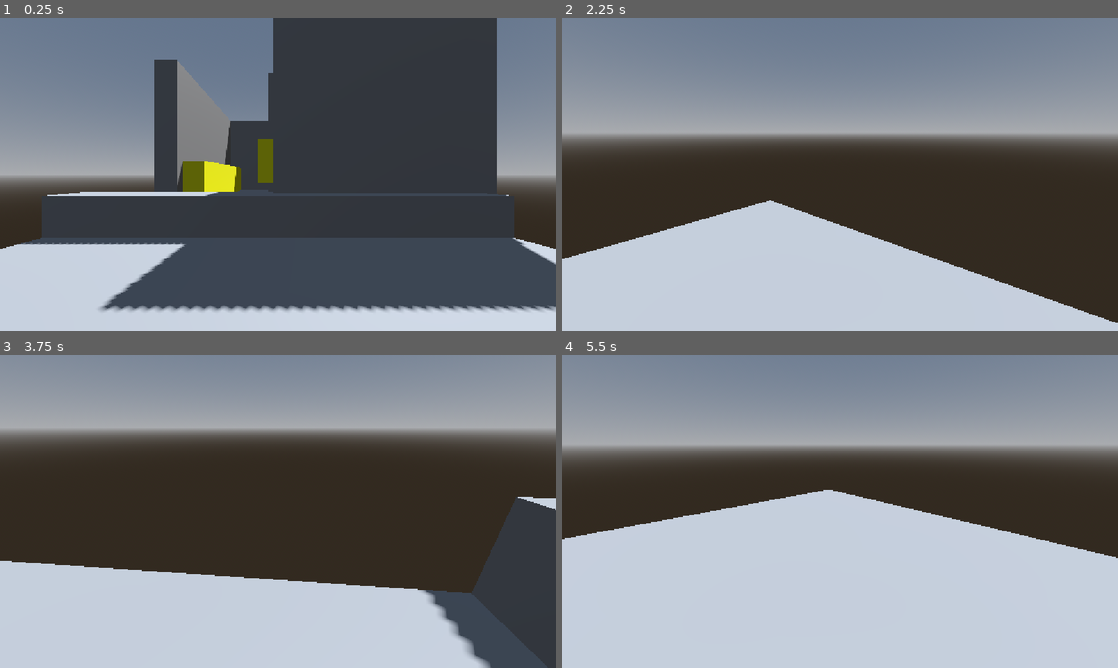
Above: before the commit, frames 1-4 (two rows, left to right).
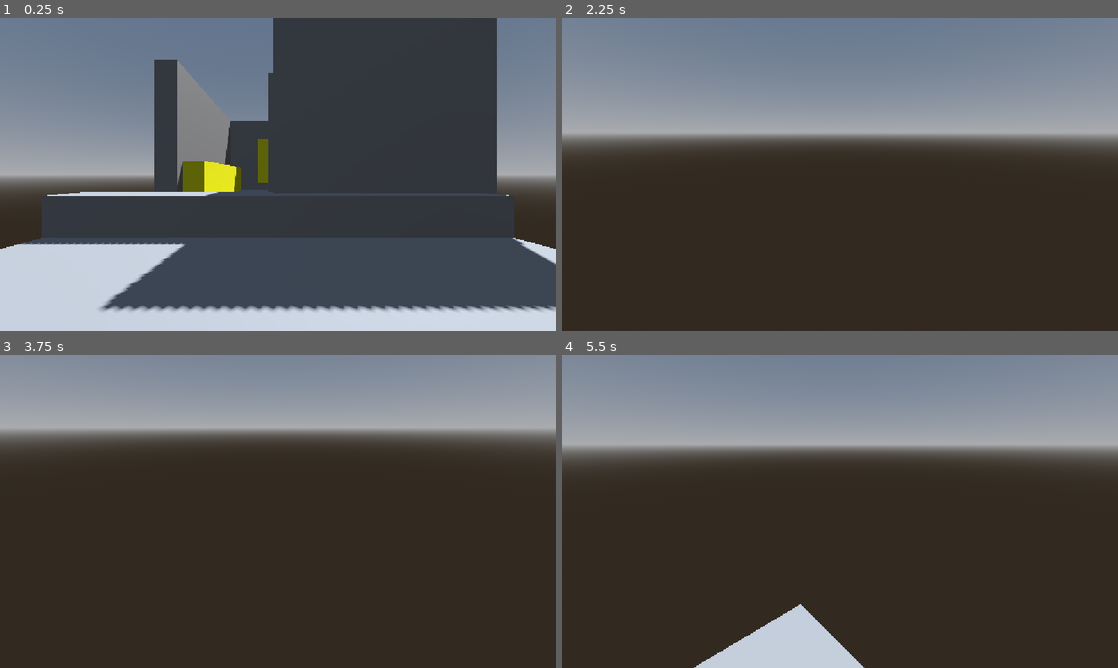
Above: after the commit, the same moments.

Repository: angrypig555/haven-game-2026
Game: Godot game, scene res://scenes/level2.tscn
Same seed, same stepped clock (60 frames per second), same inputs: the game is played once before the commit and once after it. This scene is started directly instead of the project's main scene.
Inputs (mouse positions are in pixels of both pictures, inside the frame that each line leads up to):
- Up to frame 1 (0.25 s): no input
- Up to frame 2 (2.25 s): tap Enter (ui_accept) at 0.5, 0.77, 1.52, 2 s; move the mouse to (962, 158) at 0.52 s; hold D (right_strafe) 0.53-1.28 s; tap Shift (dash) at 0.6, 1.35, 2.1 s; click (962, 158) at 0.67 s; move the mouse to (812, 174) at 1.27 s; hold W (forward) from 1.28 s (still down); move the mouse to (851, 168) at 2.02 s
- Up to frame 3 (3.75 s): keep holding W (forward); move the mouse to (272, 517) at 2.77 s; tap Shift (dash) at 2.85, 3.6 s; tap Enter (ui_accept) at 3.02, 3.5 s; move the mouse to (316, 514) at 3.52 s
- Up to frame 4 (5.5 s): keep holding W (forward); tap Enter (ui_accept) at 3.77, 4.25, 4.52, 5 s; move the mouse to (795, 508) at 4.27 s; tap Shift (dash) at 4.35, 5.1 s; move the mouse to (845, 511) at 5.02 s

The runs differ from the first frame. In frame 1, 0.1% of the frame differs, in the area x 48-50%, y 38-53%; in frame 2, 26%; in frame 3, 32%; in frame 4, 44%, in the area x 0-100%, y 43-100%.

Commit message:
extend level2

Diff:
--- a/haven-2026/scenes/level2.tscn
+++ b/haven-2026/scenes/level2.tscn
@@ -2,6 +2,7 @@
 
 [ext_resource type="PackedScene" uid="uid://ceej0xbq7qsqx" path="res://scenes/player.tscn" id="1_if4l3"]
 [ext_resource type="Script" uid="uid://7hgx141oqa4l" path="res://scripts/oobhandler.gd" id="2_4038r"]
+[ext_resource type="PackedScene" uid="uid://pxuus3v22yxr" path="res://scenes/box.tscn" id="3_4038r"]
 
 [sub_resource type="ProceduralSkyMaterial" id="ProceduralSkyMaterial_if4l3"]
 sky_horizon_color = Color(0.66224277, 0.6717428, 0.6867428, 1)
@@ -54,6 +55,42 @@
 [sub_resource type="BoxShape3D" id="BoxShape3D_yqkch"]
 size = Vector3(0.7529297, 0.93078613, 0.9289551)
 
+[sub_resource type="BoxMesh" id="BoxMesh_alqfr"]
+
+[sub_resource type="ConcavePolygonShape3D" id="ConcavePolygonShape3D_yqkch"]
+data = PackedVector3Array(-0.5, 0.5, 0.5, 0.5, 0.5, 0.5, -0.5, -0.5, 0.5, 0.5, 0.5, 0.5, 0.5, -0.5, 0.5, -0.5, -0.5, 0.5, 0.5, 0.5, -0.5, -0.5, 0.5, -0.5, 0.5, -0.5, -0.5, -0.5, 0.5, -0.5, -0.5, -0.5, -0.5, 0.5, -0.5, -0.5, 0.5, 0.5, 0.5, 0.5, 0.5, -0.5, 0.5, -0.5, 0.5, 0.5, 0.5, -0.5, 0.5, -0.5, -0.5, 0.5, -0.5, 0.5, -0.5, 0.5, -0.5, -0.5, 0.5, 0.5, -0.5, -0.5, -0.5, -0.5, 0.5, 0.5, -0.5, -0.5, 0.5, -0.5, -0.5, -0.5, 0.5, 0.5, 0.5, -0.5, 0.5, 0.5, 0.5, 0.5, -0.5, -0.5, 0.5, 0.5, -0.5, 0.5, -0.5, 0.5, 0.5, -0.5, -0.5, -0.5, 0.5, 0.5, -0.5, 0.5, -0.5, -0.5, -0.5, 0.5, -0.5, 0.5, 0.5, -0.5, -0.5, -0.5, -0.5, -0.5)
+
+[sub_resource type="BoxMesh" id="BoxMesh_6ep0u"]
+
+[sub_resource type="StandardMaterial3D" id="StandardMaterial3D_hrcei"]
+albedo_color = Color(0, 0, 1, 1)
+
+[sub_resource type="GDScript" id="GDScript_xa7n4"]
+script/source = "extends MeshInstance3D
+
+
+# Called when the node enters the scene tree for the first time.
+func _ready() -> void:
+	pass # Replace with function body.
+
+
+# Called every frame. 'delta' is the elapsed time since the previous frame.
+func _process(delta: float) -> void:
+	pass
+
+
+
+
+func _on_area_3d_body_shape_entered(body_rid: RID, body: Node3D, body_shape_index: int, local_shape_index: int) -> void:
+	print(\"next level\")
+	get_tree().change_scene_to_file(\"res://scenes/level3.tscn\")
+"
+
+[sub_resource type="ConcavePolygonShape3D" id="ConcavePolygonShape3D_bo4dx"]
+data = PackedVector3Array(-0.5, 0.5, 0.5, 0.5, 0.5, 0.5, -0.5, -0.5, 0.5, 0.5, 0.5, 0.5, 0.5, -0.5, 0.5, -0.5, -0.5, 0.5, 0.5, 0.5, -0.5, -0.5, 0.5, -0.5, 0.5, -0.5, -0.5, -0.5, 0.5, -0.5, -0.5, -0.5, -0.5, 0.5, -0.5, -0.5, 0.5, 0.5, 0.5, 0.5, 0.5, -0.5, 0.5, -0.5, 0.5, 0.5, 0.5, -0.5, 0.5, -0.5, -0.5, 0.5, -0.5, 0.5, -0.5, 0.5, -0.5, -0.5, 0.5, 0.5, -0.5, -0.5, -0.5, -0.5, 0.5, 0.5, -0.5, -0.5, 0.5, -0.5, -0.5, -0.5, 0.5, 0.5, 0.5, -0.5, 0.5, 0.5, 0.5, 0.5, -0.5, -0.5, 0.5, 0.5, -0.5, 0.5, -0.5, 0.5, 0.5, -0.5, -0.5, -0.5, 0.5, 0.5, -0.5, 0.5, -0.5, -0.5, -0.5, 0.5, -0.5, 0.5, 0.5, -0.5, -0.5, -0.5, -0.5, -0.5)
+
+[sub_resource type="BoxShape3D" id="BoxShape3D_76toy"]
+
 [node name="Node3D" type="Node3D" unique_id=1423746457]
 
 [node name="DirectionalLight3D" type="DirectionalLight3D" parent="." unique_id=1466029861]
@@ -72,7 +109,7 @@
 [node name="Area3D" type="Area3D" parent="oobhandler" unique_id=2075868496]
 
 [node name="CollisionShape3D" type="CollisionShape3D" parent="oobhandler/Area3D" unique_id=1213052246]
-transform = Transform3D(51.843594, 0, 0, 0, 1, 0, 0, 0, 159.42442, 0, -5.292231, 0)
+transform = Transform3D(51.843594, 0, 0, 0, 1, 0, 0, 0, 159.42442, 0, -11.546898, 0)
 shape = SubResource("BoxShape3D_alqfr")
 
 [node name="MeshInstance3D" type="MeshInstance3D" parent="oobhandler" unique_id=1107192629]
@@ -83,6 +120,36 @@
 transform = Transform3D(0.50486755, 0, 0, 0, 25.6, 0, 0, 0, 0.49983266, 0, 0, 1.4988282e-05)
 
 [node name="CollisionShape3D" type="CollisionShape3D" parent="oobhandler/MeshInstance3D/StaticBody3D" unique_id=778858404]
+shape = SubResource("ConcavePolygonShape3D_6ep0u")
+
+[node name="MeshInstance3D3" type="MeshInstance3D" parent="oobhandler" unique_id=1475656459]
+transform = Transform3D(10.769037, 0, 0, 0, 0.09406763, 0, 0, 0, 31.040298, 0, -7.3928638, -40.072292)
+mesh = SubResource("BoxMesh_yqkch")
+
+[node name="StaticBody3D" type="StaticBody3D" parent="oobhandler/MeshInstance3D3" unique_id=528004905]
+transform = Transform3D(0.50486755, 0, 0, 0, 25.6, 0, 0, 0, 0.49983266, 0, 0, 1.4988282e-05)
+
+[node name="CollisionShape3D" type="CollisionShape3D" parent="oobhandler/MeshInstance3D3/StaticBody3D" unique_id=1614551070]
+shape = SubResource("ConcavePolygonShape3D_6ep0u")
+
+[node name="MeshInstance3D4" type="MeshInstance3D" parent="oobhandler" unique_id=1716750071]
+transform = Transform3D(10.769037, 0, 0, 0, 0.09406763, 0, 0, 0, 10.400022, 0, -5.320964, -61.8216)
+mesh = SubResource("BoxMesh_yqkch")
+
+[node name="StaticBody3D" type="StaticBody3D" parent="oobhandler/MeshInstance3D4" unique_id=2001259699]
+transform = Transform3D(0.50486755, 0, 0, 0, 25.6, 0, 0, 0, 0.49983266, 0, 0, 1.4988282e-05)
+
+[node name="CollisionShape3D" type="CollisionShape3D" parent="oobhandler/MeshInstance3D4/StaticBody3D" unique_id=885364577]
+shape = SubResource("ConcavePolygonShape3D_6ep0u")
+
+[node name="MeshInstance3D2" type="MeshInstance3D" parent="oobhandler" unique_id=2134606860]
+transform = Transform3D(10.769036, 0, 0, 0, 0.09865992, 6.563483, 0, -0.032089856, 20.179363, 0, -4.0189357, -25.460445)
+mesh = SubResource("BoxMesh_yqkch")
+
+[node name="StaticBody3D" type="StaticBody3D" parent="oobhandler/MeshInstance3D2" unique_id=987111688]
+transform = Transform3D(0.50486755, 0, 0, 0, 25.6, 0, 0, 0, 0.49983266, 0, 0, 1.4988282e-05)
+
+[node name="CollisionShape3D" type="CollisionShape3D" parent="oobhandler/MeshInstance3D2/StaticBody3D" unique_id=806283286]
 shape = SubResource("ConcavePolygonShape3D_6ep0u")
 
 [node name="Node" type="Node" parent="." unique_id=159725107]
@@ -137,14 +204,14 @@
 shape = SubResource("BoxShape3D_xa7n4")
 
 [node name="MeshInstance3D9" type="MeshInstance3D" parent="Node" unique_id=1138233782]
-transform = Transform3D(-1.9057626e-07, 0, -5.9001822, 0, 0.9987147, 0, 4.3598776, 0, -2.5790519e-07, 2.787366, 0.6062571, 4.371488)
+transform = Transform3D(-1.9057626e-07, 0, -5.783142, 0, 0.9987147, 0, 4.3598776, 0, -2.527892e-07, 2.787366, 0.6062571, 4.371488)
 mesh = SubResource("BoxMesh_2k3dv")
 surface_material_override/0 = SubResource("StandardMaterial3D_tbgi4")
 
 [node name="StaticBody3D" type="StaticBody3D" parent="Node/MeshInstance3D9" unique_id=1337687044]
 
 [node name="CollisionShape3D" type="CollisionShape3D" parent="Node/MeshInstance3D9/StaticBody3D" unique_id=1998452719]
-transform = Transform3D(1, 0, 5.684342e-14, 0, 6.4421754, 0, 0, 0, 1.0000001, 0, 0, 0)
+transform = Transform3D(1.0000001, 0, 5.684342e-14, 0, 6.4421754, 0, 0, 0, 1.0000001, 0, -1.8877271, 0)
 shape = SubResource("BoxShape3D_xa7n4")
 
 [node name="MeshInstance3D4" type="MeshInstance3D" parent="Node" unique_id=523824804]
@@ -159,7 +226,7 @@
 shape = SubResource("BoxShape3D_xa7n4")
 
 [node name="MeshInstance3D6" type="MeshInstance3D" parent="Node" unique_id=924138137]
-transform = Transform3D(-0.9987147, 0, 9.360882e-07, 0, 0.99871457, 0, -8.7310404e-08, 0, -10.707601, 4.681441e-08, 1.654432, -2.0904944)
+transform = Transform3D(-0.9987147, 0, 9.206991e-07, 0, 0.99871457, 0, -8.7310404e-08, 0, -10.5315695, 4.681441e-08, 1.654432, -2.0904944)
 mesh = SubResource("BoxMesh_76toy")
 surface_material_override/0 = SubResource("StandardMaterial3D_jyhfs")
 
@@ -169,4 +236,34 @@
 transform = Transform3D(1.979034, 0, 1.1368684e-13, 0, 2.3954983, 0, 0, 0, 1.0000001, 2.842171e-14, -0.08289921, 0.011840835)
 shape = SubResource("BoxShape3D_yqkch")
 
+[node name="MeshInstance3D6" type="MeshInstance3D" parent="." unique_id=501739231]
+transform = Transform3D(11.010532, 0, 0, 0, 2.690867, 0, 0, 0, 1, 0, -6.584618, -56.14475)
+mesh = SubResource("BoxMesh_alqfr")
+
+[node name="StaticBody3D" type="StaticBody3D" parent="MeshInstance3D6" unique_id=374674313]
+
+[node name="CollisionShape3D" type="CollisionShape3D" parent="MeshInstance3D6/StaticBody3D" unique_id=1193876333]
+shape = SubResource("ConcavePolygonShape3D_yqkch")
+
+[node name="Box" parent="." unique_id=1108091245 instance=ExtResource("3_4038r")]
+transform = Transform3D(1, 0, 0, 0, 1, 0, 0, 0, 1, -0.0110554695, 0.44333124, -11.352978)
+
+[node name="NextLevel" type="MeshInstance3D" parent="." unique_id=1046865293]
+transform = Transform3D(1.1958228, 0, 0, 0, 0.09672002, 0, 0, 0, 1.027231, -0.2546065, -5.2078233, -64.64194)
+mesh = SubResource("BoxMesh_6ep0u")
+surface_material_override/0 = SubResource("StandardMaterial3D_hrcei")
+script = SubResource("GDScript_xa7n4")
+
+[node name="StaticBody3D" type="StaticBody3D" parent="NextLevel" unique_id=593747695]
+
+[node name="CollisionShape3D" type="CollisionShape3D" parent="NextLevel/StaticBody3D" unique_id=618943400]
+shape = SubResource("ConcavePolygonShape3D_bo4dx")
+
+[node name="Area3D" type="Area3D" parent="NextLevel" unique_id=742403918]
+
+[node name="CollisionShape3D" type="CollisionShape3D" parent="NextLevel/Area3D" unique_id=1247003311]
+transform = Transform3D(0.99999976, 0, 0, 0, 6.8407617, 0, 0, 0, 0.9999996, 0, 6.591281, 0)
+shape = SubResource("BoxShape3D_76toy")
+
 [connection signal="body_shape_entered" from="oobhandler/Area3D" to="oobhandler" method="_on_area_3d_body_shape_entered"]
+[connection signal="body_shape_entered" from="NextLevel/Area3D" to="NextLevel" method="_on_area_3d_body_shape_entered"]
